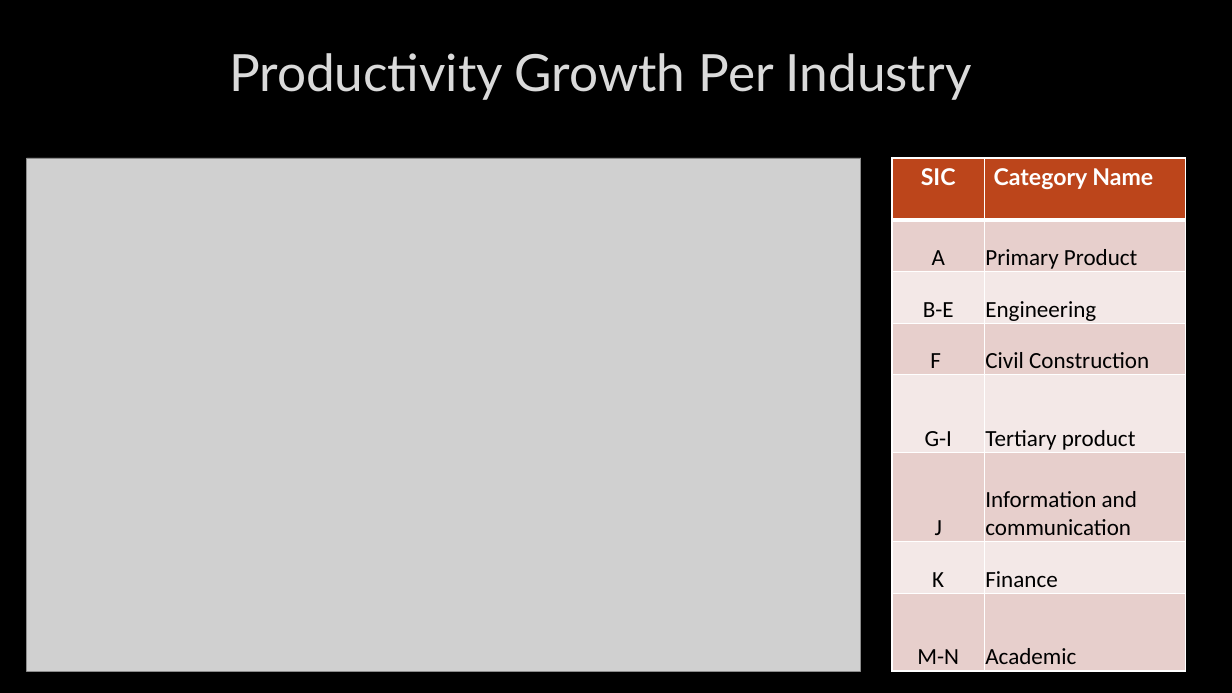
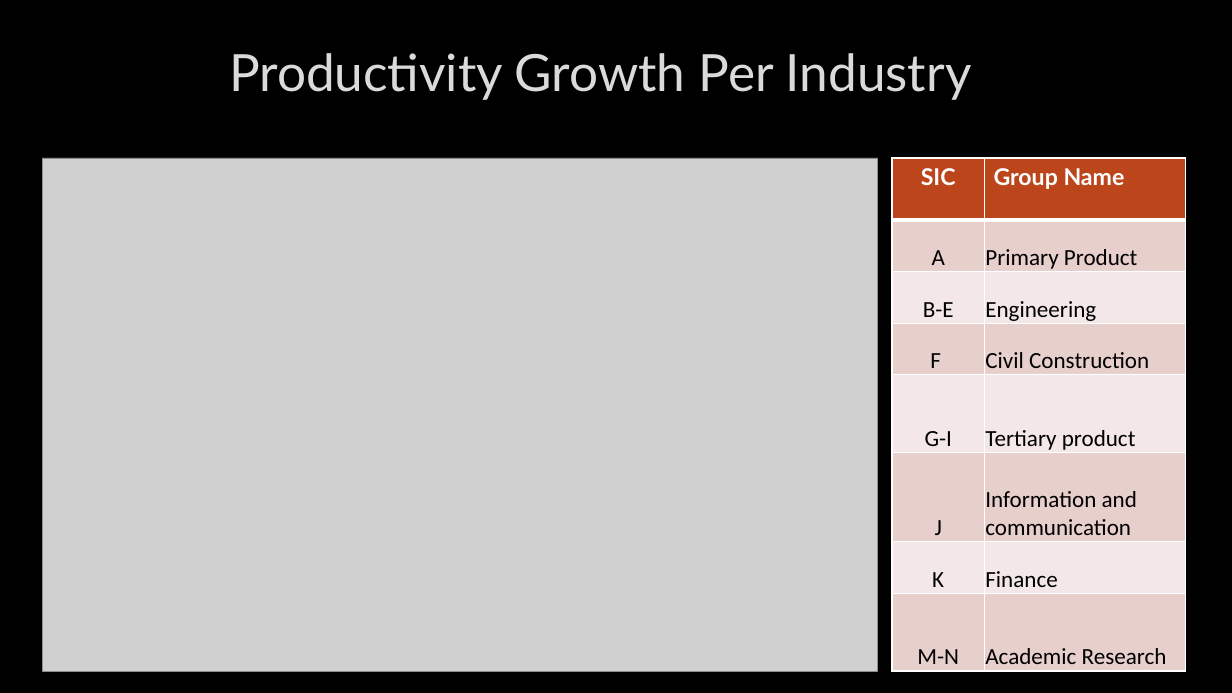
Before and after one commit to kanghinlee/Data-Projects, a slide deck: slide 8 of deloitte_productivity_project/presentation/New Microsoft PowerPoint Presentation.pptx. Drawn at 1232x693 pixels with LibreOffice and Linux fonts; fonts in the diff are those of the drawing; grey boxes stand for pictures; background and template pictures are left out. Boxes give left, top, right and bottom in pixels: in the first picture for what was removed or moved away, otherwise in the second. Text is boxed around its words. In the diff, an @@ line names an element or a change of style, - is before the commit and + after.

```diff
--- a/deloitte_productivity_project/presentation/New Microsoft PowerPoint Presentation.pptx
+++ b/deloitte_productivity_project/presentation/New Microsoft PowerPoint Presentation.pptx
@@ picture: place and size @@
-picture at [27, 158, 861, 671]
+picture at [43, 158, 878, 671]
@@ table at [892, 158, 1186, 675] @@
-row 1, column 2: Category Name
+row 1, column 2: Group Name
-row 8, column 2: Academic
+row 8, column 2: Academic Research
```
Also in this commit, not shown: 4 other slides changed, 2 slides added, 2 other files.
